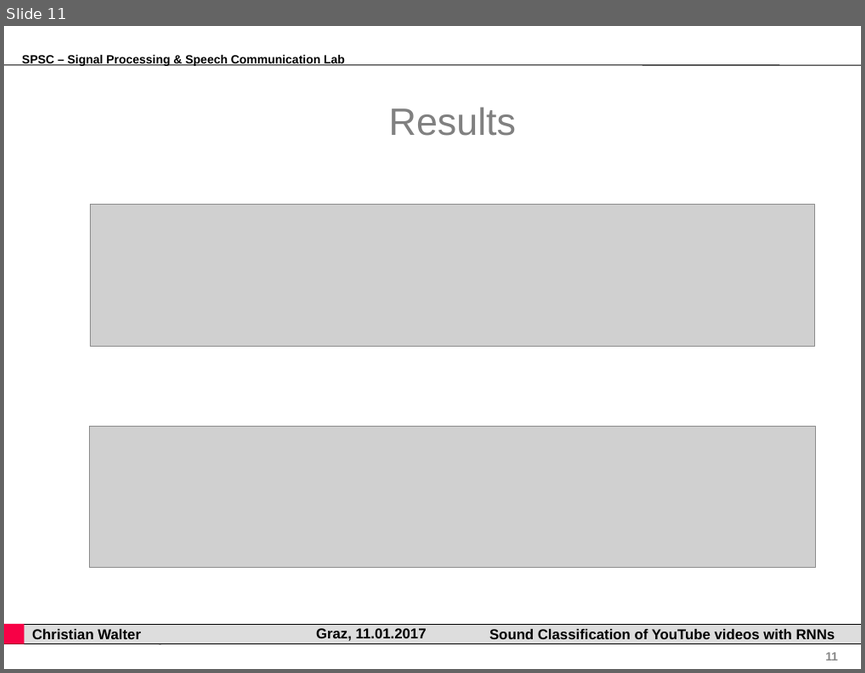
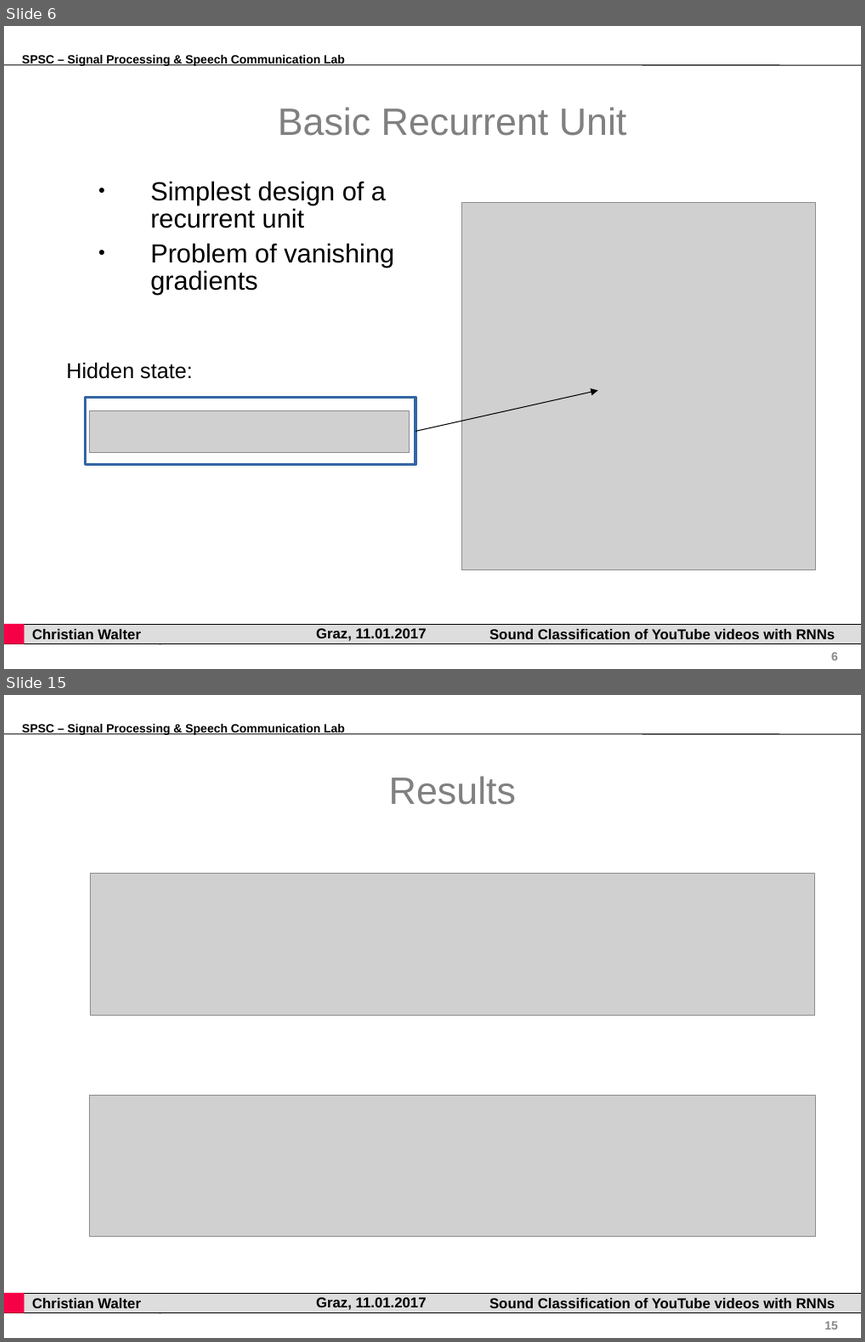
Before and after one commit to gartenschlaefer/present, a slide deck: bachelor_thesis/bachelor_thesis.ppt. Shown one above the other, each under a label of ours: slide 11 before the commit, slides 6 and 15 after it; the slides between them are not shown. The pictures are 865x673 and 865x1342 pixels, drawn with LibreOffice and Linux fonts; fonts in the diff are those of the drawing; grey boxes stand for pictures; background and template pictures are left out. Boxes give left, top, right and bottom in pixels: in the first picture for what was removed or moved away, otherwise in the second. Text is boxed around its words. In the diff, an @@ line names an element or a change of style, - is before the commit and + after.

```diff
--- a/bachelor_thesis/bachelor_thesis.ppt
+++ b/bachelor_thesis/bachelor_thesis.ppt
@@ slide 6 added at (4,26,861,669), background #FFFFFF; not listed: 8 template elements that a slide beside it also shows @@
@@ title added at (278,107,627,136), 32 pt, text #808080 @@
+Basic Recurrent Unit
@@ text added at (150,181,394,294), 22 pt, text #000000 @@
+● Simplest design of a recurrent unit
+● Problem of vanishing gradients
@@ picture added at (461,203,816,569) @@
@@ text added at (66,362,193,379), 18 pt, text #000000 @@
+Hidden state:
@@ rectangle added at (85,397,415,465), outline #3465A4 2.3 pt @@
@@ arrow added from (415, 431) to (598, 390), #000000 0.74 pt @@
@@ picture added at (90,411,409,453) @@
@@ what was slide 11 is now slide 15 @@
@@ page number at (824,1321,838,1329): text changed @@
-11
+15
```
Also in this commit, not shown: 6 slides changed, 5 other slides added, 2 slides removed, 7 other files.
